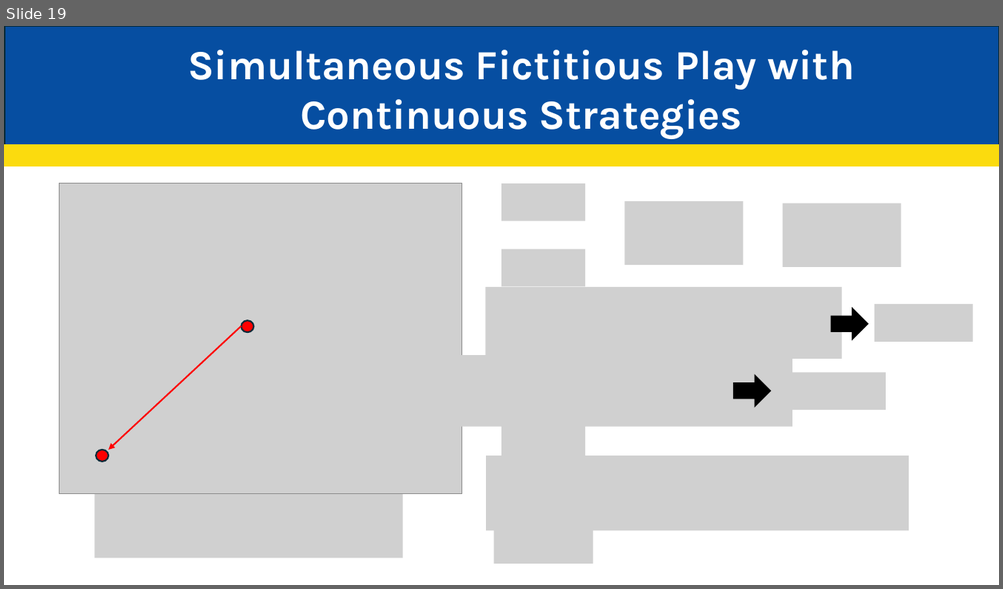
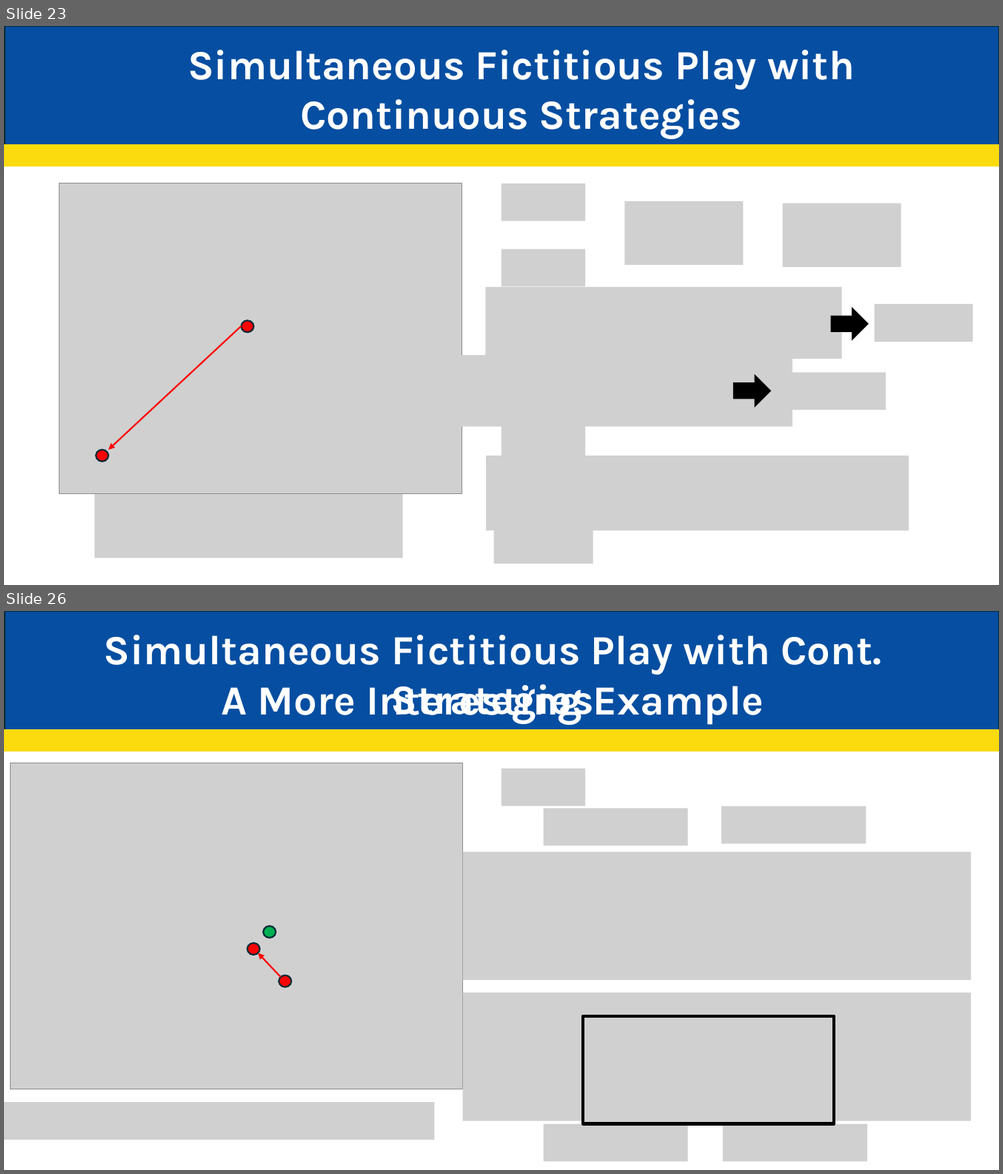
Before and after one commit to JakeCisc210/Candidacy, a slide deck: Reading Course/Presentations/Game Theory Nine.pptx. Shown one above the other, each under a label of ours: slide 19 before the commit, slides 23 and 26 after it; the slides between them are not shown. The pictures are 1003x589 and 1003x1174 pixels, drawn with LibreOffice and Linux fonts; fonts in the diff are those of the drawing; grey boxes stand for pictures. Boxes give left, top, right and bottom in pixels: in the first picture for what was removed or moved away, otherwise in the second. Text is boxed around its words. In the diff, an @@ line names an element or a change of style, - is before the commit and + after.

```diff
--- a/Reading Course/Presentations/Game Theory Nine.pptx
+++ b/Reading Course/Presentations/Game Theory Nine.pptx
@@ slide 26 added at (4,611,999,1170), background #FFFFFF @@
@@ rectangle added at (5,611,999,730), fill #064EA1, outline #092A39 1.5 pt @@
@@ text added at (103,635,881,724), 40 pt, text #FFFFFF, bold @@
+Simultaneous Fictitious Play with Cont. Strategies
@@ text added at (222,684,582,725), 40 pt, text #FFFFFF, bold @@
+A More Interesting Example
@@ rectangle added at (4,730,999,751), fill #FBDB0E, outline #FBDB0E 1.5 pt @@
@@ picture added at (10,763,462,1090) @@
@@ picture added at (502,769,585,806) @@
@@ picture added at (543,808,688,846) @@
@@ picture added at (721,806,866,844) @@
@@ picture added at (463,852,971,980) @@
@@ ellipse added at (247,943,260,955), fill #FF0000, outline #092A39 1.5 pt @@
@@ ellipse added at (263,926,276,939), fill #00B050, outline #092A39 1.5 pt @@
@@ arrow added from (281, 977) to (258, 954), #FF0000 1.5 pt @@
@@ ellipse added at (279,976,291,988), fill #FF0000, outline #092A39 1.5 pt @@
@@ picture added at (463,993,971,1122) @@
@@ picture added at (583,1016,834,1125) @@
@@ picture added at (4,1102,435,1140) @@
@@ picture added at (543,1125,688,1162) @@
@@ picture added at (723,1125,868,1162) @@
@@ what was slide 19 is now slide 23 @@
```
Also in this commit, not shown: 2 slides changed, 11 other slides added, 5 other files.
